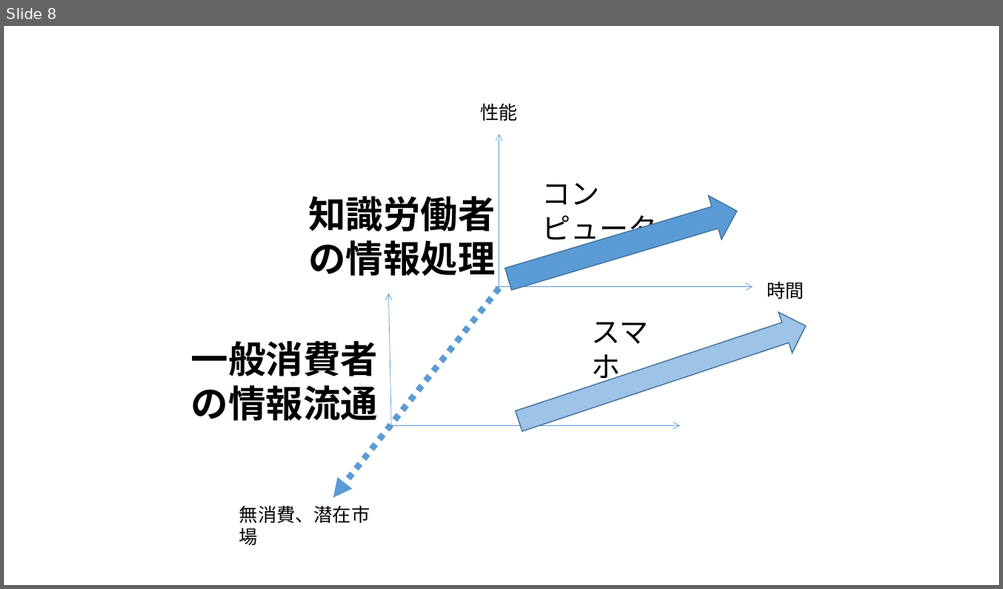
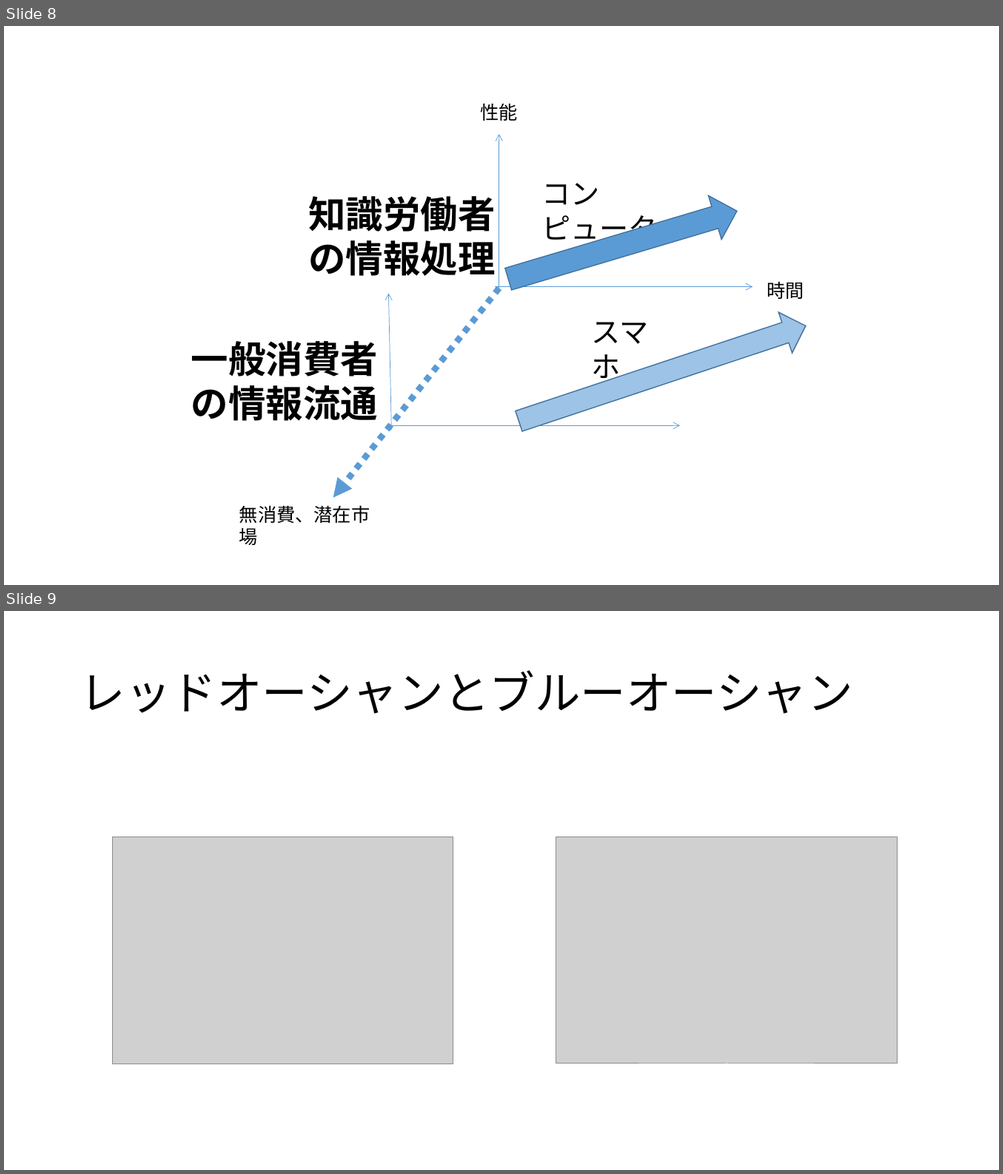
Before and after one commit to satoyoshiharu/innovation_design, a slide deck: figures.pptx. Shown one above the other, each under a label of ours: slide 8 before the commit, slides 8 and 9 after it. The pictures are 1003x589 and 1003x1174 pixels, drawn with LibreOffice and Linux fonts; fonts in the diff are those of the drawing; grey boxes stand for pictures. Boxes give left, top, right and bottom in pixels: in the first picture for what was removed or moved away, otherwise in the second. Text is boxed around its words. In the diff, an @@ line names an element or a change of style, - is before the commit and + after.

```diff
--- a/figures.pptx
+++ b/figures.pptx
@@ slide 9 added at (x1=4, y1=611, x2=999, y2=1170), background #FFFFFF @@
@@ title added at (x1=79, y1=670, x2=853, y2=714), 44 pt, text #000000 @@
+レッドオーシャンとブルーオーシャン
@@ picture added at (x1=112, y1=837, x2=453, y2=1065) @@
@@ picture added at (x1=556, y1=837, x2=897, y2=1064) @@
```
Also in this commit, not shown: 1 slide changed, 14 other slides added.
